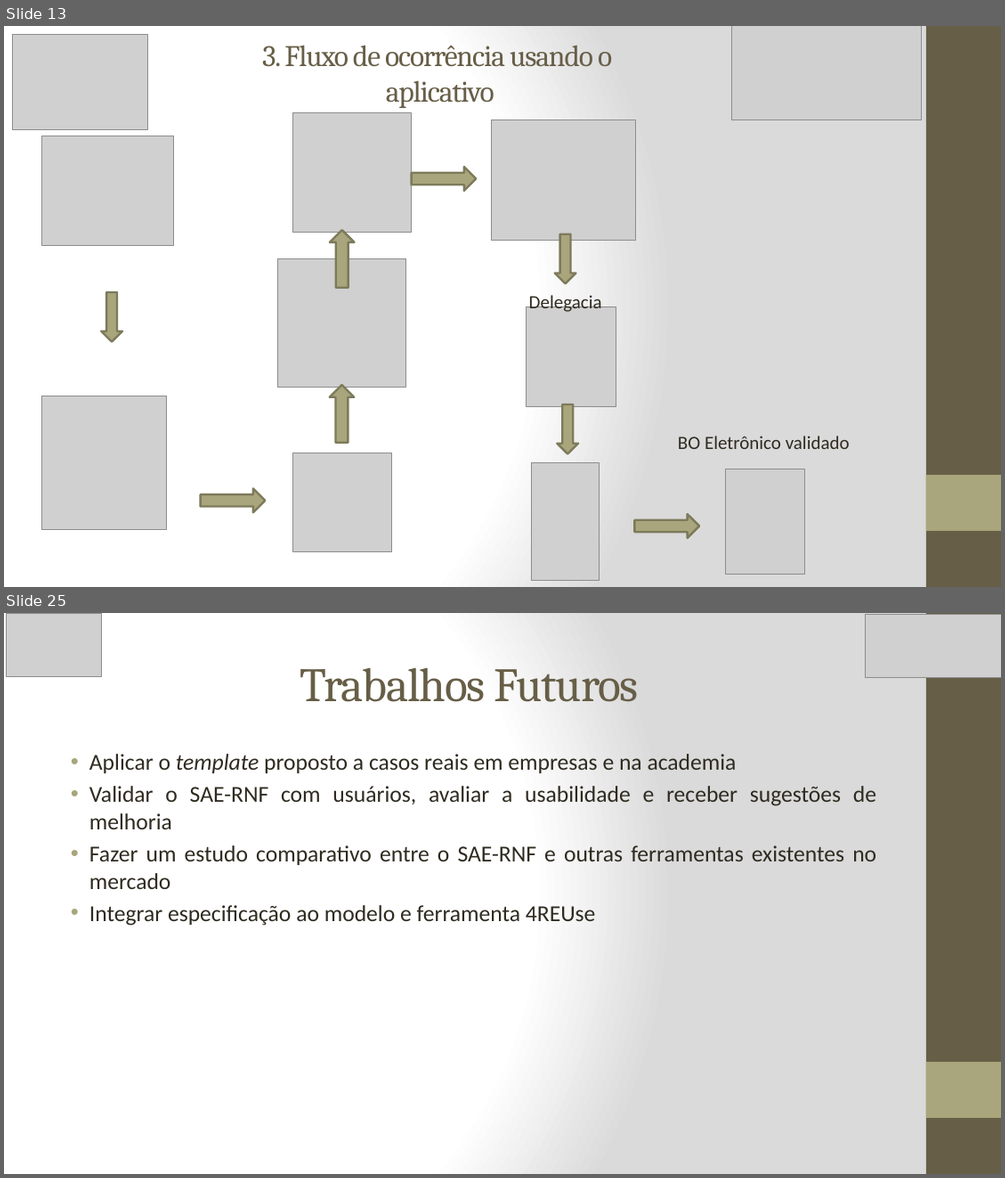
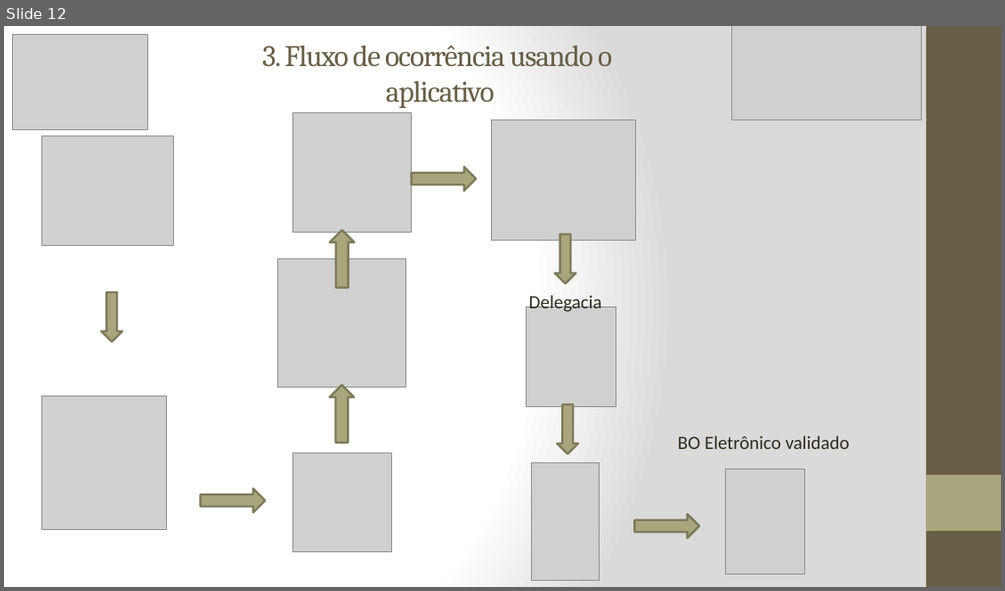
Before and after one commit to marlonscastro/estagiotcc, a slide deck: Apresentação_PPT.pptx. Shown one above the other, each under a label of ours: slides 13 and 25 before the commit, slide 12 after it; the slides between them are not shown. The pictures are 1005x1178 and 1005x591 pixels, drawn with LibreOffice and Linux fonts; fonts in the diff are those of the drawing; grey boxes stand for pictures. Boxes give left, top, right and bottom in pixels: in the first picture for what was removed or moved away, otherwise in the second. Text is boxed around its words. In the diff, an @@ line names an element or a change of style, - is before the commit and + after.

```diff
--- a/Apresentação_PPT.pptx
+++ b/Apresentação_PPT.pptx
@@ slide 25 removed at (x1=4, y1=613, x2=1001, y2=1174), background gradient #FFFFFF to #DADADA; not listed: 2 template elements that a slide beside it also shows @@
@@ picture removed at (x1=7, y1=613, x2=102, y2=676) @@
@@ picture removed at (x1=866, y1=615, x2=1001, y2=678) @@
@@ title removed at (x1=299, y1=667, x2=639, y2=702) @@
-Trabalhos Futuros
@@ text removed at (x1=89, y1=754, x2=876, y2=925) @@
-• Aplicar o template proposto a casos reais em empresas e na academia
-• Validar o SAE-RNF com usuários, avaliar a usabilidade e receber sugestões de melhoria
-• Fazer um estudo comparativo entre o SAE-RNF e outras ferramentas existentes no mercado
-• Integrar especificação ao modelo e ferramenta 4REUse
@@ what was slide 13 is now slide 12 @@
```
Also in this commit, not shown: 9 slides changed, 9 slides added, 13 other slides removed, 3 other files.
